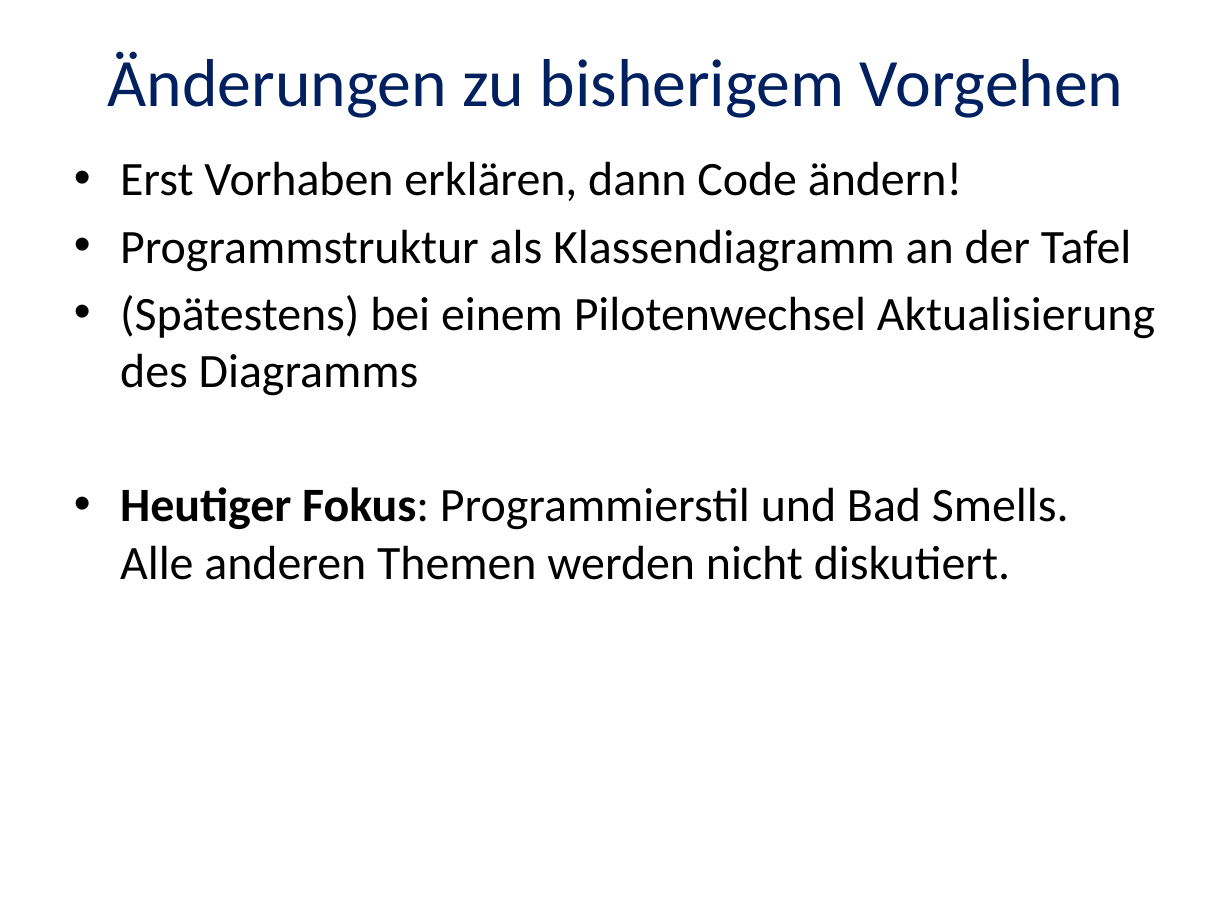
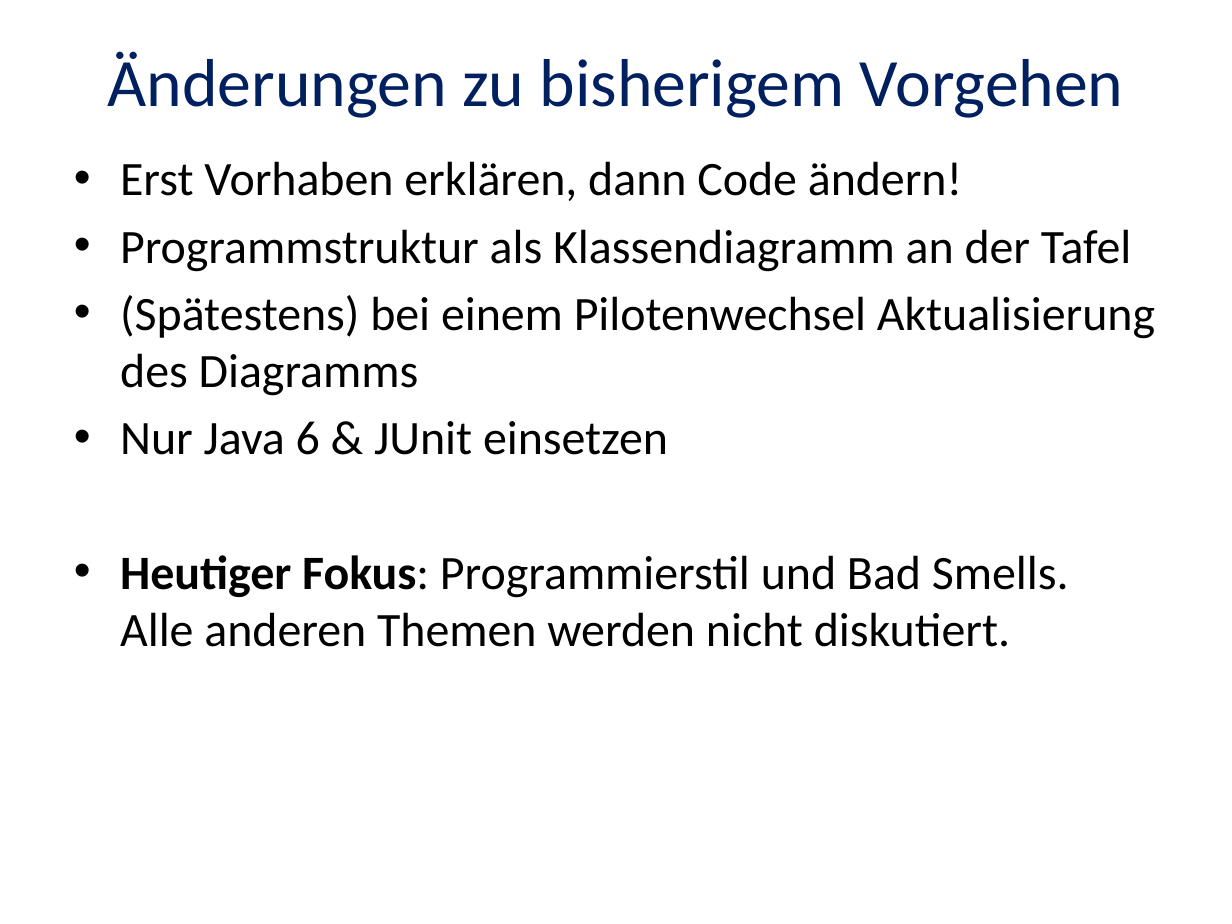
Before and after one commit to itbastian/CodingDojoDPA, a slide deck: slide 1 of doc/Aufgaben/String Calculator/Coding-Dojo-2015-01-21.pptx. Drawn at 1232x924 pixels with LibreOffice and Linux fonts; fonts in the diff are those of the drawing. Boxes give left, top, right and bottom in pixels: in the first picture for what was removed or moved away, otherwise in the second. Text is boxed around its words. In the diff, an @@ line names an element or a change of style, - is before the commit and + after.

Commit message:
Regel ergaenzt

```diff
--- a/doc/Aufgaben/String Calculator/Coding-Dojo-2015-01-21.pptx
+++ b/doc/Aufgaben/String Calculator/Coding-Dojo-2015-01-21.pptx
@@ text at bbox=[120, 421, 668, 455]: paragraph added @@
+• Nur Java 6 & JUnit einsetzen
```
